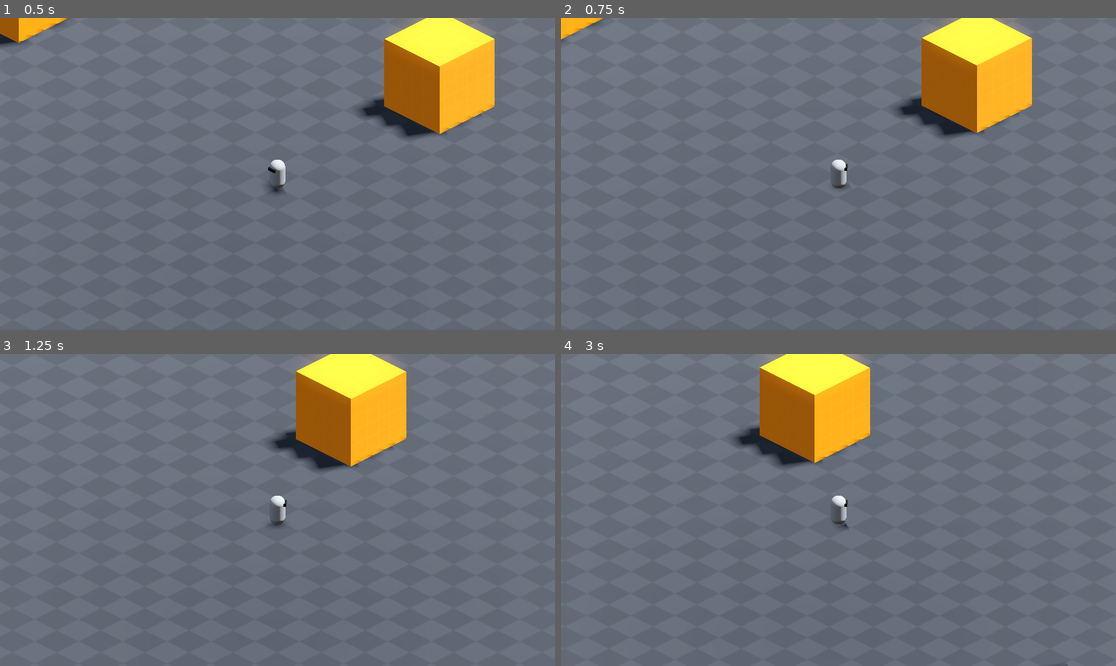
Above: before the commit, frames 1-4 (two rows, left to right).
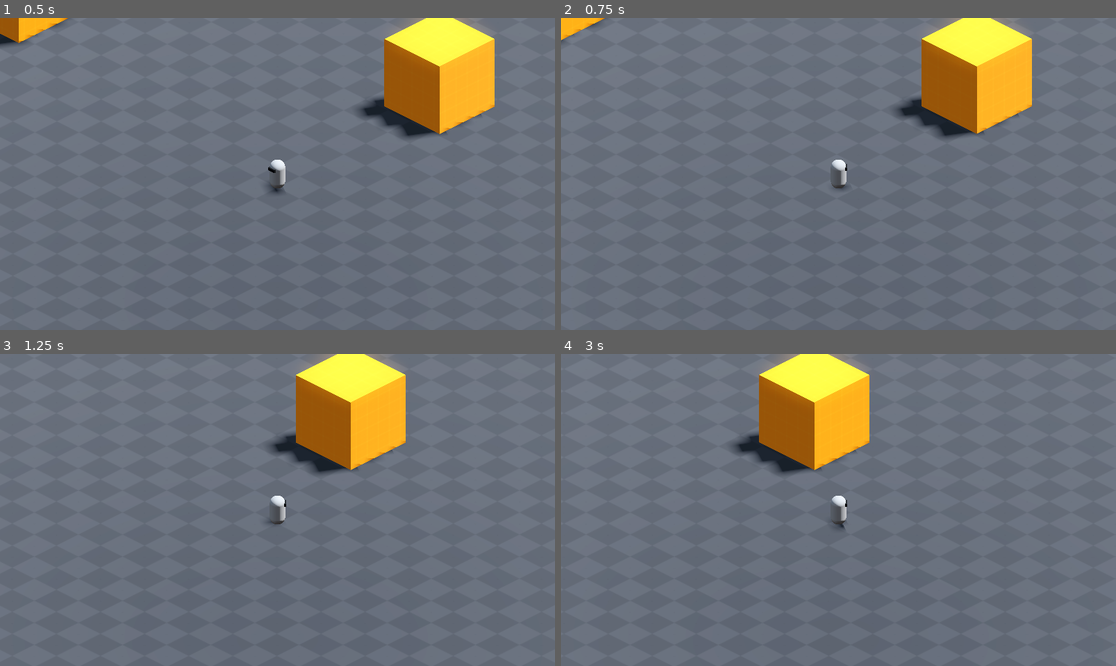
Above: after the commit, the same moments.

Repository: YordanosZt/brackeys-game-jam
Game: Godot game, scene res://Scenes/world.tscn
Two runs of this game, one before a commit and one after it. Both use one fixed random seed, a clock stepped at 60 frames per second and the inputs below.
Inputs (mouse positions are in pixels of both pictures, inside the frame that each line leads up to):
- Up to frame 1 (0.5 s): no input
- Up to frame 2 (0.75 s): tap Enter at 0.5 s; move the mouse to (960, 158) at 0.52 s; hold D (right) from 0.53 s (still down); tap Backspace at 0.6 s; click (960, 158) at 0.67 s
- Up to frame 3 (1.25 s): keep holding D (right)
- Up to frame 4 (3 s): release D (right) at 1.25 s; drag from (727, 525) to (810, 572) at 1.27 s; tap Space at 2 s; move the mouse to (894, 441) at 2.02 s; hold D (right) 2.03-2.75 s; tap F at 2.1 s; drag from (810, 572) to (672, 463) at 2.77 s

Frame 1 is identical in both runs. In frame 2, 0.2% of the frame differs, in the area x 0-85%, y 0-49%; in frame 3, 0.9%; in frame 4, 2.0%, in the area x 30-92%, y 0-100%.

Commit message:
Modify player controller

Diff:
--- a/Entities/Player/player.gd
+++ b/Entities/Player/player.gd
@@ -3,9 +3,12 @@
 @export var move_speed: float = 500.0
 
 var input_dir: Vector2
-var direction: Vector3
+var direction: Vector2
 
 @onready var visuals: Node3D = %Visuals
+
+var isometric_up: Vector2 = Vector2(1, 1).normalized()
+var isometric_right: Vector2 = Vector2(1, -1).normalized()
 
 func _process(delta: float) -> void:
 	handle_input()
@@ -17,31 +20,19 @@
 	move_and_slide()
 
 func handle_input() -> void:
-	var hor_input: float = Input.get_action_strength("right") - Input.get_action_strength("left")
-	var ver_input: float = Input.get_action_strength("down") - Input.get_action_strength("up")
-
-	input_dir = Vector2(hor_input, ver_input).normalized()
-
-	var angle: float = 15.0
-	var new_dir: Vector2
-	new_dir.x = cos(angle) * input_dir.x - sin(angle) * input_dir.y
-	new_dir.y = sin(angle) * input_dir.x + cos(angle) * input_dir.y
-
-	input_dir = -new_dir
-
-	#input_dir = Input.get_vector("left", "right", "up", "down")
+	input_dir = Input.get_vector("left", "right", "up", "down")
 
 func move(delta) -> void:
-	direction = (transform.basis * Vector3(input_dir.x, 0, input_dir.y)).normalized()
+	direction = input_dir.x * isometric_right + input_dir.y * isometric_up
 
 	if direction:
 		velocity.x = direction.x * move_speed * delta
-		velocity.z = direction.z * move_speed * delta
+		velocity.z = direction.y * move_speed * delta
 	else:
 		velocity.x = move_toward(velocity.x, 0, move_speed * delta)
 		velocity.z = move_toward(velocity.z, 0, move_speed * delta)
 
 func look() -> void:
 	if direction:
-		visuals.look_at(global_position - direction)
+		visuals.look_at(global_position - Vector3(direction.x, 0, direction.y))
 		visuals.rotation.x = 0
